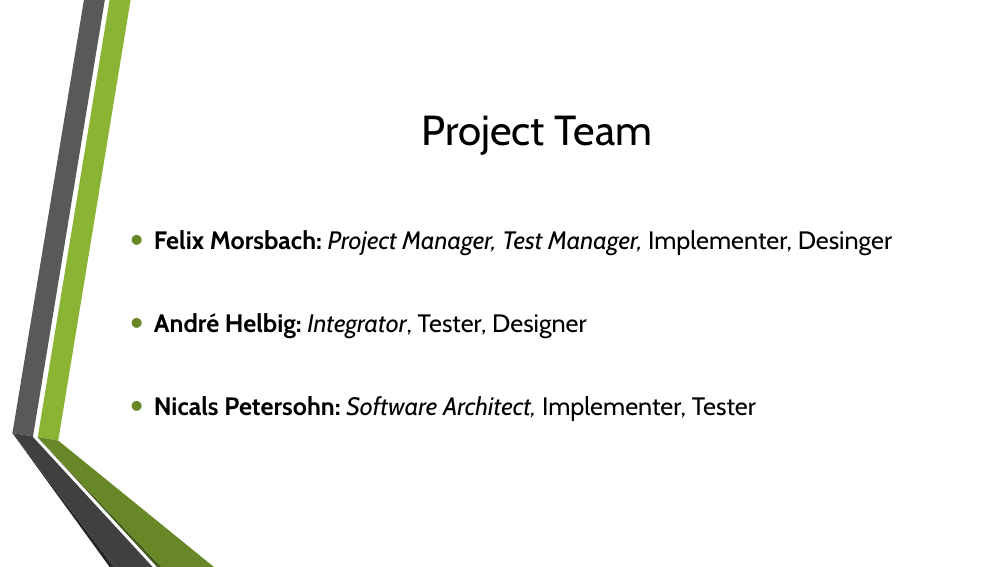
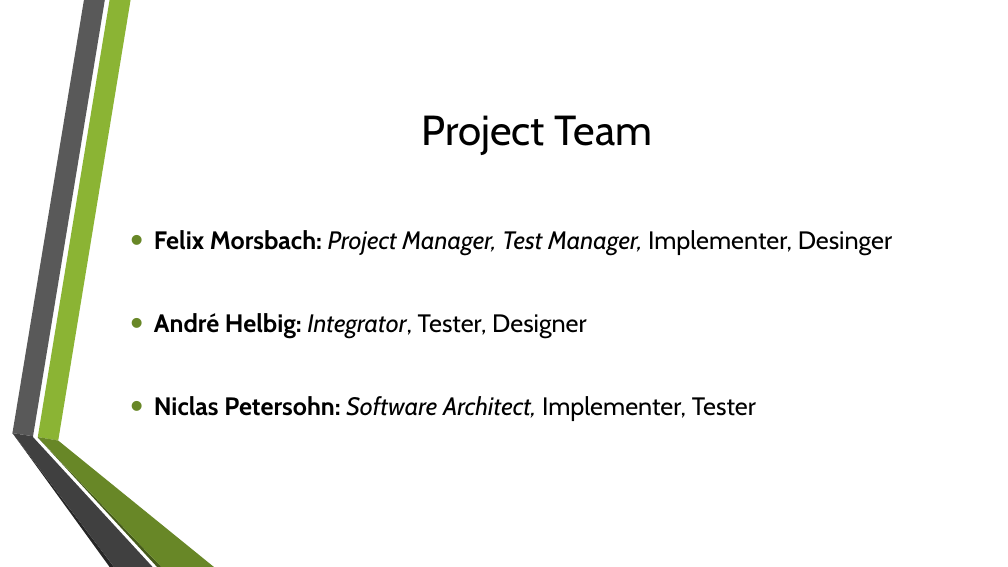
Before and after one commit to GamingBets/documents, a slide deck: slide 6 of Gaming-Bets.pptx (slide 8 before the commit). Drawn at 1008x567 pixels with LibreOffice and Linux fonts; fonts in the diff are those of the drawing; background and template pictures are left out. Boxes give left, top, right and bottom in pixels: in the first picture for what was removed or moved away, otherwise in the second. Text is boxed around its words. In the diff, an @@ line names an element or a change of style, - is before the commit and + after.

Commit message:
ppt

```diff
--- a/Gaming-Bets.pptx
+++ b/Gaming-Bets.pptx
@@ text at (x1=154, y1=396, x2=756, y2=421): text changed @@
-• Nicals Petersohn: Software Architect, Implementer, Tester
+• Niclas Petersohn: Software Architect, Implementer, Tester
```
Also in this commit, not shown: 2 other slides changed, 2 slides added.
